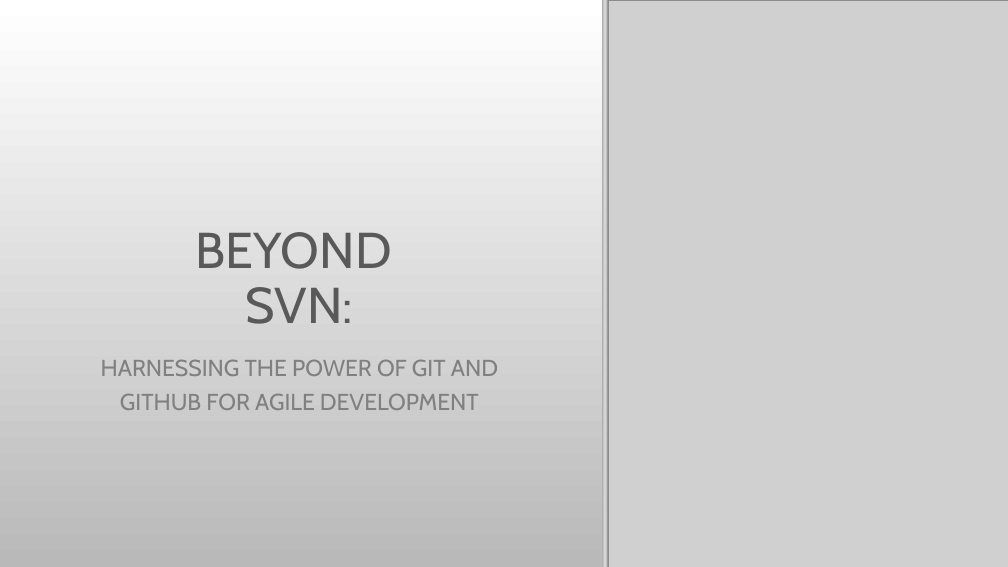
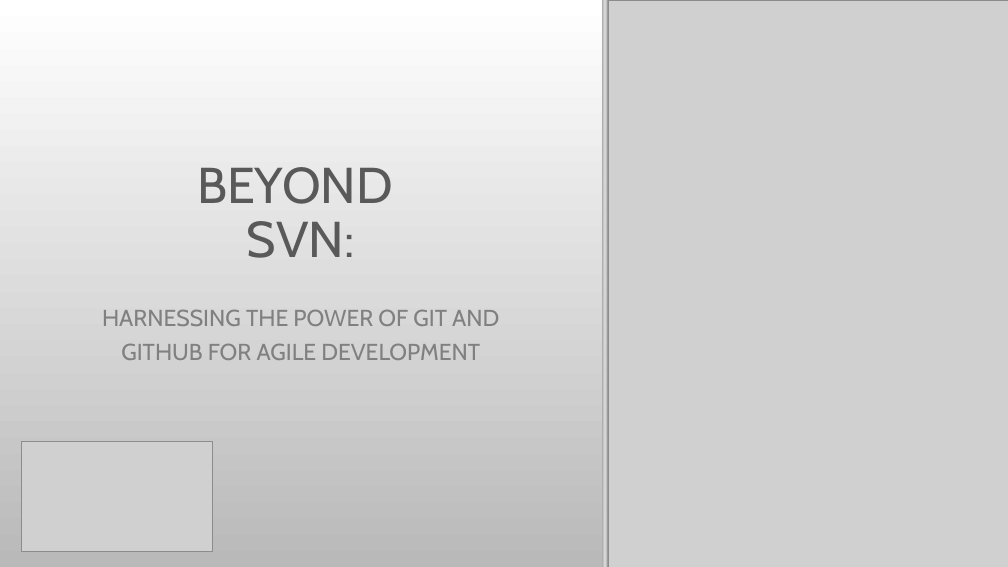
Before and after one commit to Christopher-Deo/github-training, a slide deck: slide 1 of github-training.pptx. Drawn at 1008x567 pixels with LibreOffice and Linux fonts; fonts in the diff are those of the drawing; grey boxes stand for pictures; background and template pictures are left out. Boxes give left, top, right and bottom in pixels: in the first picture for what was removed or moved away, otherwise in the second. Text is boxed around its words. In the diff, an @@ line names an element or a change of style, - is before the commit and + after.

Commit message:
completed slides for presentations.

```diff
--- a/github-training.pptx
+++ b/github-training.pptx
@@ title "BEYOND SVN:": place and size @@
-title "BEYOND SVN:" at bbox=[196, 232, 392, 324]
+title "BEYOND SVN:" at bbox=[197, 167, 393, 258]
@@ subtitle "HARNESSING THE POWER OF GIT ...": place and size @@
-subtitle "HARNESSING THE POWER OF GIT ..." at bbox=[101, 360, 498, 410]
+subtitle "HARNESSING THE POWER OF GIT ..." at bbox=[102, 310, 499, 360]
@@ picture added at bbox=[21, 442, 212, 551] @@
```
Also in this commit, not shown: 1 other slide changed, 2 other files.
